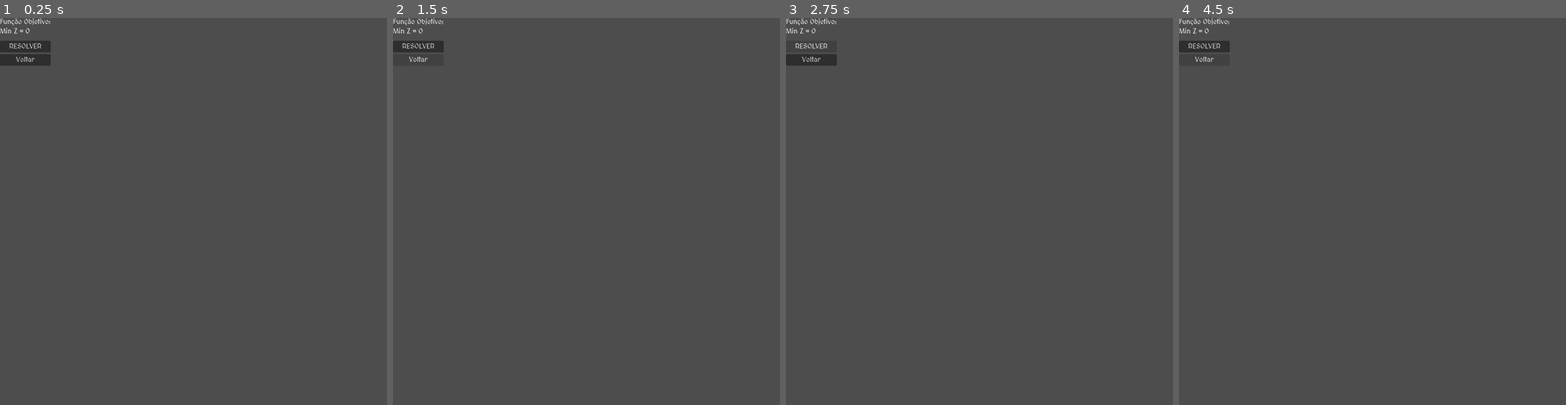
Above: before the commit, frames 1-4 (left to right).
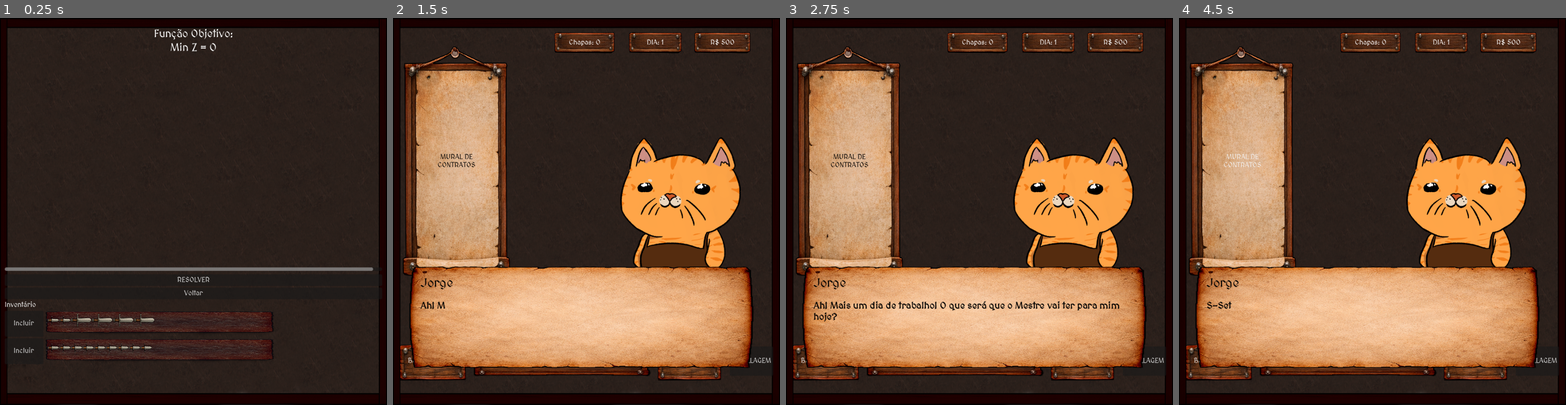
Above: after the commit, the same moments.

Repository: VitaumOS/Jogo_IC-Godot
Game: Godot game, scene res://scene/ModelagemMatematica.tscn
The game is run twice, just before and just after one commit, with the same random seed, the same clock (stepped at 60 frames per second) and the same inputs. This scene is started directly instead of the project's main scene.
Inputs (mouse positions are in pixels of both pictures, inside the frame that each line leads up to):
- Up to frame 1 (0.25 s): no input
- Up to frame 2 (1.5 s): click "RESOLVER" at 0.5 s; click "Voltar" at 1.25 s
- Up to frame 3 (2.75 s): click (813, 45) at 2 s, where only the run before the commit has a clickable "RESOLVER"
- Up to frame 4 (4.5 s): click (1206, 60) at 2.75 s, where only the run before the commit has a clickable "Voltar"; click (1206, 45) at 3.5 s, where only the run before the commit has a clickable "RESOLVER"; click (1206, 60) at 4.25 s, where only the run before the commit has a clickable "Voltar"

The runs differ from the first frame. In frame 1, 99% of the frame differs, in the area x 0-100%, y 0-100%; in frame 2, 100%; in frame 3, 100%; in frame 4, 100%.

Commit message:
atualizações

Diff:
--- /dev/null
+++ b/resolve_modelagem.json
@@ -0,0 +1 @@
+{"status": "Optimal", "solucao": [1, 0]}
--- a/scene/Cena_1.tscn
+++ b/scene/Cena_1.tscn
@@ -144,10 +144,12 @@
 layout_mode = 2
 
 [node name="VisualizadorContrato" type="VBoxContainer" parent="UI" unique_id=2131077276]
-offset_right = 40.0
-offset_bottom = 40.0
-
-[node name="ContainerExcesso" type="HFlowContainer" parent="UI/VisualizadorContrato" unique_id=1713592053]
+offset_left = 15.0
+offset_top = 620.0
+offset_right = 885.0
+offset_bottom = 742.0
+
+[node name="ContainerExcesso" type="HBoxContainer" parent="UI/VisualizadorContrato" unique_id=565625551]
 layout_mode = 2
 
 [node name="FundoChapa" type="PanelContainer" parent="UI/VisualizadorContrato" unique_id=222044135]
@@ -156,7 +158,7 @@
 [node name="MarginContainer" type="MarginContainer" parent="UI/VisualizadorContrato/FundoChapa" unique_id=1138058628]
 layout_mode = 2
 
-[node name="ContainerChapa" type="HFlowContainer" parent="UI/VisualizadorContrato/FundoChapa/MarginContainer" unique_id=1261035586]
+[node name="ContainerChapa" type="HBoxContainer" parent="UI/VisualizadorContrato/FundoChapa/MarginContainer" unique_id=937080127]
 layout_mode = 2
 
 [node name="Rodape" type="HBoxContainer" parent="UI" unique_id=205919892]
--- a/scene/ModelagemMatematica.tscn
+++ b/scene/ModelagemMatematica.tscn
@@ -1,31 +1,48 @@
 [gd_scene format=3 uid="uid://cllk8x12y65w8"]
 
 [ext_resource type="Script" uid="uid://c02wodmxxy1a7" path="res://script/ModelagemMatematica.gd" id="1_k2b62"]
+[ext_resource type="Texture2D" uid="uid://cx1kycxphclcy" path="res://images/background.png" id="2_dxiy0"]
 
 [node name="Modelagem" type="Control" unique_id=1765818540]
 layout_mode = 3
 anchors_preset = 0
 script = ExtResource("1_k2b62")
 
-[node name="MainMargin" type="MarginContainer" parent="." unique_id=185168060]
+[node name="Background" type="TextureRect" parent="." unique_id=1917918744]
 layout_mode = 0
-offset_right = 40.0
-offset_bottom = 40.0
+offset_right = 900.0
+offset_bottom = 900.0
+texture = ExtResource("2_dxiy0")
+expand_mode = 1
+
+[node name="MainMargin" type="Control" parent="." unique_id=697386958]
+anchors_preset = 0
+offset_left = 11.0
+offset_top = 23.0
+offset_right = 889.0
+offset_bottom = 873.0
 
 [node name="LayoutPrincipal" type="VBoxContainer" parent="MainMargin" unique_id=1744733661]
-layout_mode = 2
+layout_mode = 0
+offset_right = 878.0
+offset_bottom = 916.0
 
 [node name="PainelEsquerdo" type="VBoxContainer" parent="MainMargin/LayoutPrincipal" unique_id=15311472]
 layout_mode = 2
 
 [node name="FuncaoObjetivo" type="Label" parent="MainMargin/LayoutPrincipal/PainelEsquerdo" unique_id=587102331]
 layout_mode = 2
+theme_override_font_sizes/font_size = 25
 text = "Min Z = a1 + a2 +..."
+horizontal_alignment = 1
+vertical_alignment = 1
 
 [node name="ScrollRestricoes" type="ScrollContainer" parent="MainMargin/LayoutPrincipal/PainelEsquerdo" unique_id=170431360]
+custom_minimum_size = Vector2(500, 500)
 layout_mode = 2
 
 [node name="ContainerRestricoes" type="VBoxContainer" parent="MainMargin/LayoutPrincipal/PainelEsquerdo/ScrollRestricoes" unique_id=866054742]
+custom_minimum_size = Vector2(900, 400)
 layout_mode = 2
 
 [node name="Spacer" type="Control" parent="MainMargin/LayoutPrincipal/PainelEsquerdo" unique_id=1002267743]
@@ -45,11 +62,14 @@
 
 [node name="TituloInventario" type="Label" parent="MainMargin/LayoutPrincipal/PainelDireito" unique_id=1285108412]
 layout_mode = 2
+text = "Inventário"
 
 [node name="ScrollPadroes" type="ScrollContainer" parent="MainMargin/LayoutPrincipal/PainelDireito" unique_id=286250799]
+custom_minimum_size = Vector2(500, 300)
 layout_mode = 2
 
 [node name="ContainerPadroesSelecao" type="VBoxContainer" parent="MainMargin/LayoutPrincipal/PainelDireito/ScrollPadroes" unique_id=735313933]
+custom_minimum_size = Vector2(900, 300)
 layout_mode = 2
 
 [connection signal="pressed" from="MainMargin/LayoutPrincipal/PainelEsquerdo/Resolver" to="." method="_on_btn_resolver_pressed"]
--- a/script/Main.gd
+++ b/script/Main.gd
@@ -37,6 +37,9 @@
 	_gerar_visualizacao_demanda()
 	_atualizar_pintura_demanda()
 
+	# Conecta os sinais dos botões de quantidade de cada linha criada para atualizar a pintura dinamicamente
+	_conectar_sinais_botoes_quantidade()
+
 func _gerar_visualizacao_demanda():
 	for c in container_chapa.get_children(): c.queue_free()
 	for c in container_excesso.get_children(): c.queue_free()
@@ -48,7 +51,7 @@
 		var peca_info = Global.pecas_disponiveis[i]
 
 		for n in range(qtd_necessaria):
-			var icone = _criar_icone_arma(peca_info.caminho_textura, i)
+			var icone = _criar_icone_arma(peca_info, i)
 			icone.modulate = Color(0.3, 0.3, 0.3, 0.5)
 			container_chapa.add_child(icone)
 
@@ -80,18 +83,39 @@
 			var peca_info = Global.pecas_disponiveis[i]
 
 			for n in range(qtd_excesso):
-				var icone_extra = _criar_icone_arma(peca_info.caminho_textura, i)
+				var icone_extra = _criar_icone_arma(peca_info, i)
 				icone_extra.modulate = Color(0.8, 0.1, 0.1, 1.0)
 				container_excesso.add_child(icone_extra)
 
-func _criar_icone_arma(caminho_textura: String, tipo_id: int) -> TextureRect:
+func _criar_icone_arma(peca, tipo_id: int) -> TextureRect:
 	var icone = TextureRect.new()
-	icone.texture = load(caminho_textura)
+	icone.texture = load(peca.caminho_textura)
+
+	# Define o tamanho controlado ideal para caber dentro dos seus containers da Main
 	icone.custom_minimum_size = Vector2(40, 40)
-	icone.expand_mode = TextureRect.EXPAND_KEEP_SIZE
+
+	# Força o redimensionamento respeitando os limites e mantendo a proporção da arma centralizada
+	icone.expand_mode = TextureRect.EXPAND_IGNORE_SIZE
 	icone.stretch_mode = TextureRect.STRETCH_KEEP_ASPECT_CENTERED
+
 	icone.set_meta("tipo_id", tipo_id)
 	return icone
+
+# Monitora e conecta os botões de mais e menos de cada padrão de corte da lista
+func _conectar_sinais_botoes_quantidade():
+	await get_tree().process_frame # Garante que os nós filhos já carregaram por completo
+	for linha in vbox_padroes_lista.get_children():
+		var btn_mais = linha.find_child("btn_mais", true, false) as Button
+		var btn_menos = linha.find_child("btn_menos", true, false) as Button
+
+		# Se os nomes dos botões dentro da sua cena linha de padrão forem diferentes,
+		# você também pode buscar de forma genérica usando get_node ou find_children
+		if not btn_mais or not btn_menos:
+			for filho in linha.find_children("*", "Button", true, false):
+				filho.pressed.connect(func(): _atualizar_pintura_demanda())
+		else:
+			btn_mais.pressed.connect(func(): _atualizar_pintura_demanda())
+			btn_menos.pressed.connect(func(): _atualizar_pintura_demanda())
 
 func _verificar_dialogo_diario():
 	if Global.deve_exibir_dialogo_do_dia():
@@ -125,26 +149,34 @@
 	for i in item.composicao.size():
 		var qtd = item.composicao[i]
 		for n in qtd:
-			pecas_data.append({
-				"largura_peca": Global.pecas_disponiveis[i].largura,
-				"caminho_textura": Global.pecas_disponiveis[i].caminho_textura
-			})
+			box_pecas_data_append(pecas_data, i)
 	item["pecas"] = pecas_data
 	var linha = cena_linha_padrao.instantiate()
+
+	# Define a metadado composição diretamente na instância do nó para leitura do pintura_demanda
+	linha.set_meta("composicao", item.composicao)
+
 	vbox_padroes_lista.add_child(linha)
 	linha.configurar(item)
 
 
 	padroes_corte_salvos_valor.append(item.composicao)
+
+# Função auxiliar interna criada estritamente para manter o escopo limpo
+func box_pecas_data_append(arr: Array, i: int):
+	arr.append({
+		"largura_peca": Global.pecas_disponiveis[i].largura,
+		"caminho_textura": Global.pecas_disponiveis[i].caminho_textura
+	})
 
 func verifica_cortes_usuario() -> bool:
 	var total = [0, 0, 0, 0, 0, 0]
 	var itens_da_lista = vbox_padroes_lista.get_children()
 
-	var linhas_validas = itens_da_lista.filter(func(n): return n.has_method("get_quantidade") and not n.is_queued_for_deletion())
-
-	for i in range(linhas_validas.size()):
-		var linha = linhas_validas[i]
+	var lines_validas = itens_da_lista.filter(func(n): return n.has_method("get_quantidade") and not n.is_queued_for_deletion())
+
+	for i in range(lines_validas.size()):
+		var linha = lines_validas[i]
 		var qtd = linha.get_quantidade()
 		var composicao = padroes_corte_salvos_valor[i]
 
--- a/script/ModelagemMatematica.gd
+++ b/script/ModelagemMatematica.gd
@@ -1,7 +1,7 @@
 extends Control
 
 # --- CAMINHO FIXO DA CENA DO PADRÃO ---
-var cena_padrao_visual: PackedScene = load("res://scene/Padrao_Corte.tscn")
+var cena_padrao_visual = load("res://scene/Padrao_Corte.tscn")
 
 # --- REFERÊNCIAS DOS NÓS (USANDO UNIQUE NAMES %) ---
 @onready var funcao_objetivo_lbl = $MainMargin/LayoutPrincipal/PainelEsquerdo/FuncaoObjetivo
@@ -22,9 +22,6 @@
 var inputs_demanda: Dictionary = {}
 
 func _ready() -> void:
-	# Conecta os botões principais
-	btn_resolver.pressed.connect(_on_btn_resolver_pressed)
-	btn_voltar.pressed.connect(_on_btn_voltar_pressed)
 
 	# Carrega os padrões salvos do inventário do jogador
 	if Global.get("padroes_salvos") != null:
@@ -39,16 +36,12 @@
 
 # --- PAINEL DIREITO: SEUS PADRÕES DISPONÍVEIS ---
 func _gerar_lista_direita_padroes() -> void:
-	if not container_padroes_selecao:
-		print("ERRO CRÍTICO: ContainerPadroesSelecao não foi encontrado!")
-		return
 
 	for child in container_padroes_selecao.get_children():
 		child.queue_free()
 
-	for idx in range(lista_padroes_disponiveis.size()):
-		var padrao = lista_padroes_disponiveis[idx]
-
+	var i =0
+	for padrao in Global.padroes_na_loja:
 		var h_box_item = HBoxContainer.new()
 		h_box_item.custom_minimum_size = Vector2(0, 60)
 
@@ -58,41 +51,33 @@
 		btn_toggle.custom_minimum_size = Vector2(90, 0)
 		h_box_item.add_child(btn_toggle)
 
-		if cena_padrao_visual:
-			var instancia_visual = cena_padrao_visual.instantiate() as Control
-			instancia_visual.custom_minimum_size = Vector2(400, 60)
-			h_box_item.add_child(instancia_visual)
-
-			var visualizador = instancia_visual.find_child("Visualizador_Padrao", true, false) as HBoxContainer
-			if visualizador:
-				_desenhar_sprites_no_visualizador(visualizador, padrao.get("composicao", []))
+		var instancia_visual = cena_padrao_visual.instantiate()
+		h_box_item.add_child(instancia_visual)
+
+		var visualizador = instancia_visual.find_child("Visualizador_Padrao")
+		_desenhar_sprites_no_visualizador(visualizador, padrao.get("composicao", []))
 
 		btn_toggle.toggled.connect(func(is_pressed):
-			_alternar_padrao_na_modelagem(idx, is_pressed, btn_toggle)
+			_alternar_padrao_na_modelagem(i, is_pressed, btn_toggle)
 		)
-
 		container_padroes_selecao.add_child(h_box_item)
+		i=i+1
 
 func _desenhar_sprites_no_visualizador(container: HBoxContainer, composicao: Array) -> void:
 	for c in container.get_children():
 		c.queue_free()
-
 	for i in range(composicao.size()):
 		var quantidade_pecas = composicao[i]
 		var peca_info = Global.pecas_disponiveis[i]
-
 		for n in range(quantidade_pecas):
 			var wrapper = Control.new()
 			wrapper.custom_minimum_size = Vector2(peca_info.largura * 0.5, 40)
-
 			var sprite = Sprite2D.new()
 			sprite.texture = load(peca_info.caminhi_textura if peca_info.has("caminhi_textura") else peca_info.caminho_textura)
 			sprite.centered = false
-
 			if sprite.texture:
 				var t_size = sprite.texture.get_size()
 				sprite.scale = Vector2((peca_info.largura * 0.5) / t_size.x, 40.0 / t_size.y)
-
 			wrapper.add_child(sprite)
 			container.add_child(wrapper)
 
@@ -182,14 +167,14 @@
 			var lbl_coef = container_restricoes.find_child("CoeficientesPeca_" + str(i), true, false) as Label
 			if lbl_coef:
 				var termos_da_peca = []
-				for j in range(padroes_selecionados_indices.size()):
-					var idx_p = padroes_selecionados_indices[j]
-					var comp_padrao = lista_padroes_disponiveis[idx_p].get("composicao", [])
+				var j=0
+				for padrao in Global.padroes_na_loja:
+					var comp_padrao = padrao.get("composicao", [])
 					var qtd_na_chapa = comp_padrao[i] if i < comp_padrao.size() else 0
 
 					if qtd_na_chapa > 0:
 						termos_da_peca.append(str(qtd_na_chapa) + "x" + str(j + 1))
-
+					j=j+1
 				if termos_da_peca.is_empty():
 					lbl_coef.text = "0"
 				else:
@@ -200,8 +185,8 @@
 	if padroes_selecionados_indices.is_empty(): return
 
 	var composicoes_enviadas = []
-	for idx in padroes_selecionados_indices:
-		composicoes_enviadas.append(lista_padroes_disponiveis[idx].get("composicao", []))
+	for padrao in Global.padroes_na_loja:
+		composicoes_enviadas.append(padrao.get("composicao", []))
 
 	var matriz_demanda_manual = []
 	matriz_demanda_manual.resize(Global.pecas_disponiveis.size())
@@ -224,9 +209,8 @@
 		var resultado = JSON.parse_string(file.get_as_text())
 		file.close()
 
-		if resultado and resultado.status == "Optimal":
-			Global.aplicar_solucao_pulp(resultado.solucao)
-			get_tree().change_scene_to_file("res://scene/Main.tscn")
+		print(resultado)
+
 
 func _on_btn_voltar_pressed() -> void:
-	get_tree().change_scene_to_file("res://scene/Main.tscn")
+	get_tree().change_scene_to_file("res://scene/Cena_1.tscn")
